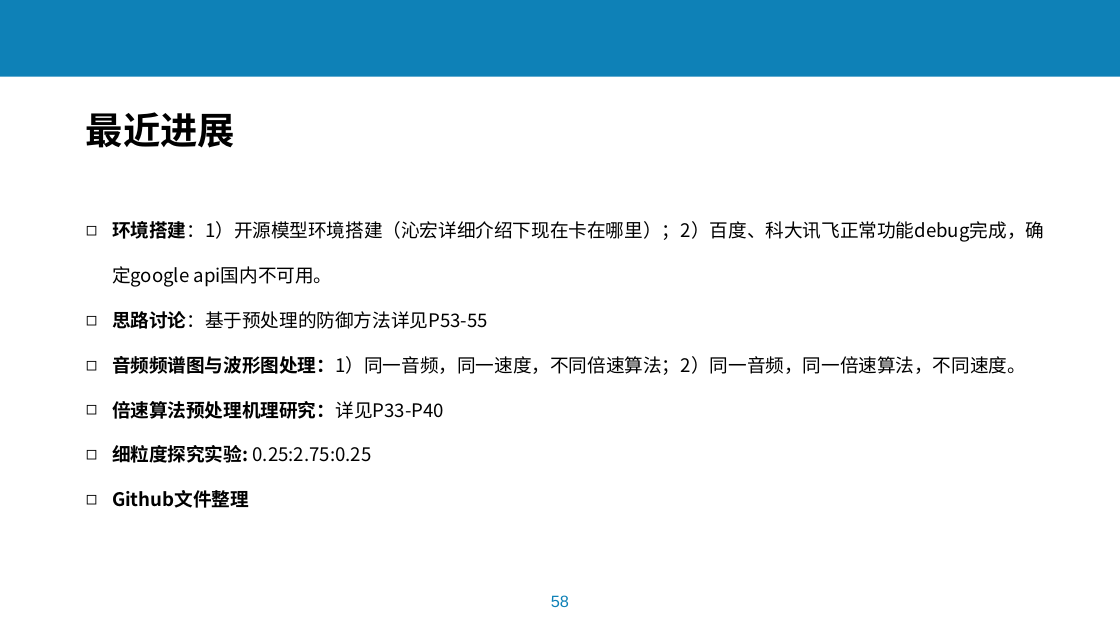
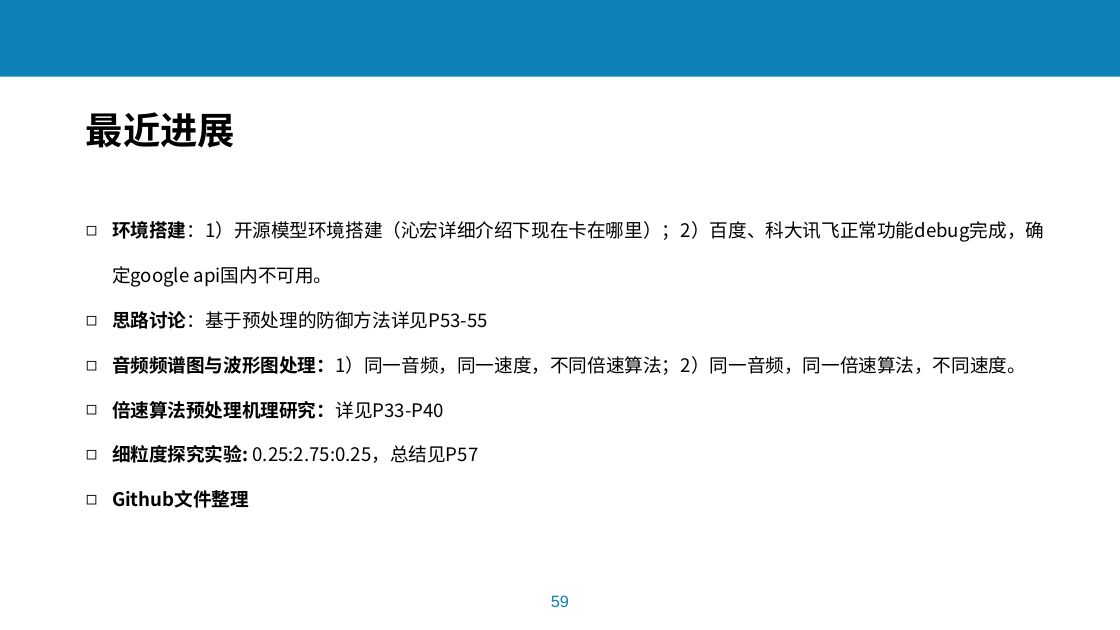
Before and after one commit to lchmoxing/audio_tsm_test, a slide deck: slide 59 of documents/基于音频预处理过程的语音识别系统攻击2.6.pptx (slide 58 before the commit). Drawn at 1120x630 pixels with LibreOffice and Linux fonts; fonts in the diff are those of the drawing; background and template pictures are left out. Boxes give left, top, right and bottom in pixels: in the first picture for what was removed or moved away, otherwise in the second. Text is boxed around its words. In the diff, an @@ line names an element or a change of style, - is before the commit and + after.

```diff
--- a/documents/基于音频预处理过程的语音识别系统攻击2.6.pptx
+++ b/documents/基于音频预处理过程的语音识别系统攻击2.6.pptx
@@ text at (x1=112, y1=445, x2=479, y2=463): text changed @@
-◻ 细粒度探究实验: 0.25:2.75:0.25
+◻ 细粒度探究实验: 0.25:2.75:0.25，总结见P57
@@ page number at (x1=551, y1=595, x2=569, y2=607): text changed @@
-58
+59
```
Also in this commit, not shown: 1 other slide changed, 1 slide added, 1 other file.
